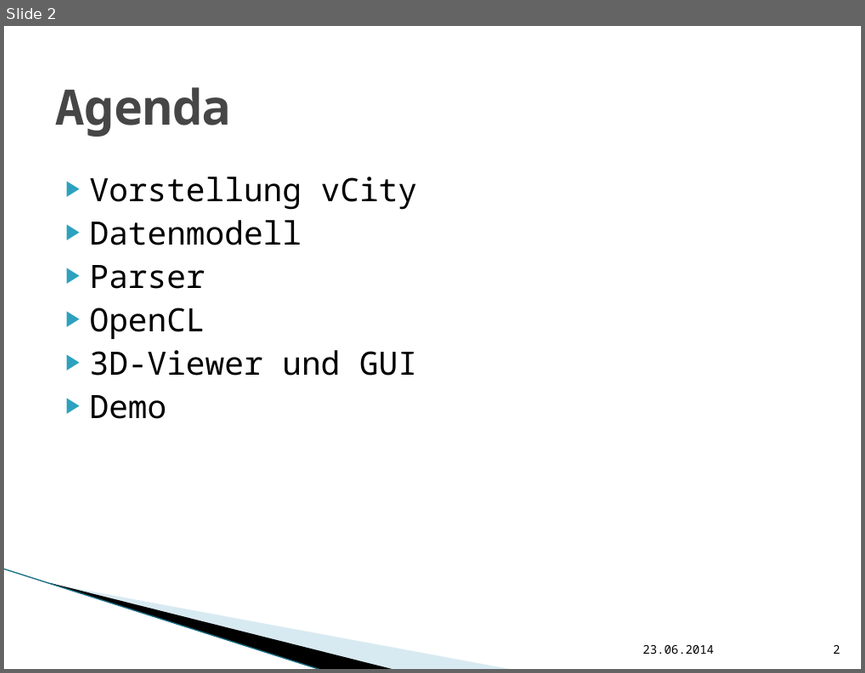
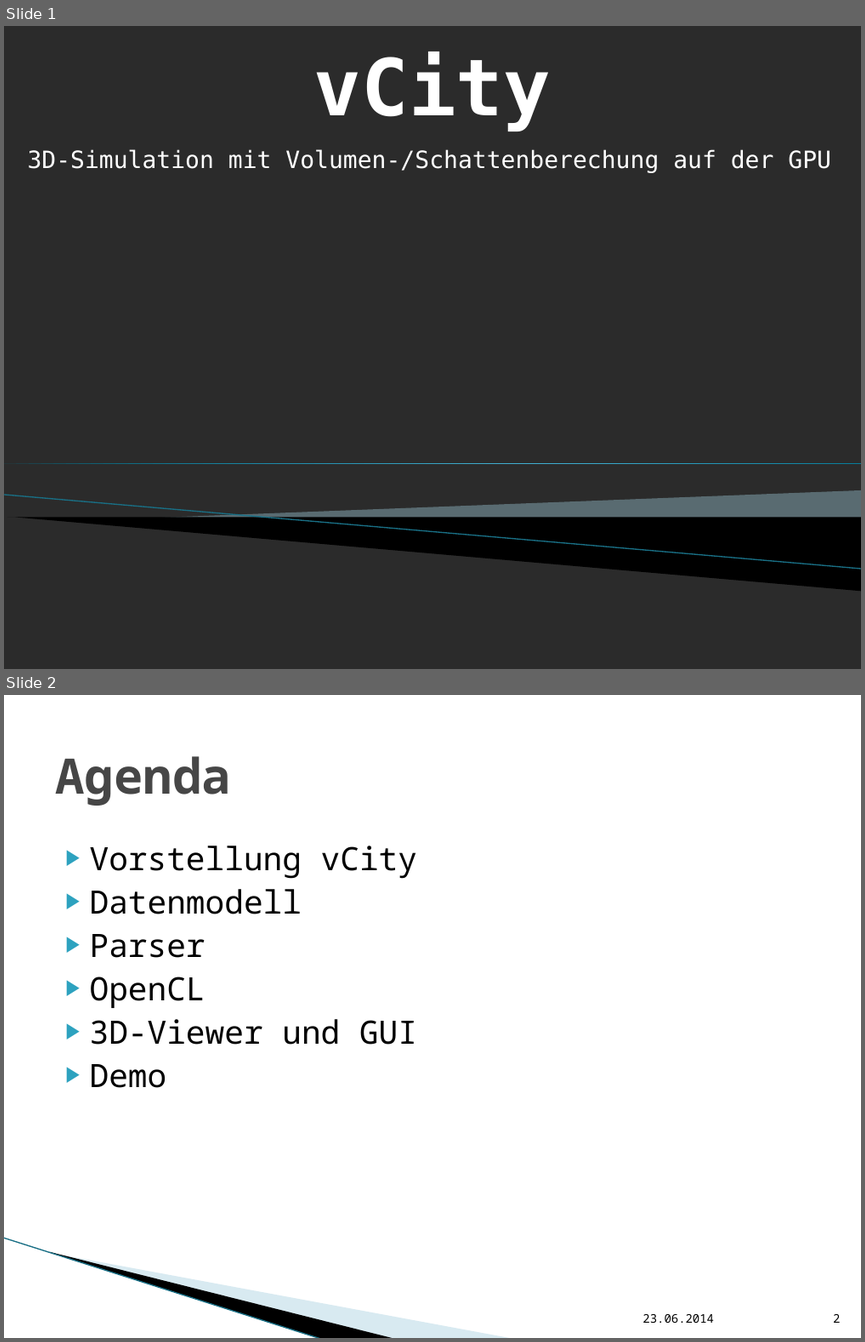
Before and after one commit to hft-swp/stuff, a slide deck: doku/präsentation nicht komplett/vCity-Präsentation.pptx. Shown one above the other, each under a label of ours: slide 2 before the commit, slides 1 and 2 after it. The pictures are 865x673 and 865x1342 pixels, drawn with LibreOffice and Linux fonts; fonts in the diff are those of the drawing; background and template pictures are left out; a plain dark background stands for a picture behind light text. Boxes give left, top, right and bottom in pixels: in the first picture for what was removed or moved away, otherwise in the second. Text is boxed around its words. In the diff, an @@ line names an element or a change of style, - is before the commit and + after.

```diff
--- a/doku/präsentation nicht komplett/vCity-Präsentation.pptx
+++ b/doku/präsentation nicht komplett/vCity-Präsentation.pptx
@@ slide 1 added at [4,26,861,669], background picture (left out) @@
@@ title added at [314,52,551,131], 66 pt, text #FFFFFF, bold @@
+vCity
@@ subtitle added at [28,149,831,173], 20 pt, text #FFFFFF @@
+3D-Simulation mit Volumen-/Schattenberechung auf der GPU
@@ right triangle added at [4,463,861,463], fill gradient #007896 to #4CBBDF @@
@@ line added from (4, 494) to (861, 568), #97C5D8 0.95 pt @@
@@ freeform shape added at [162,490,861,536], fill #A0CBDC at 40% opacity @@
@@ freeform shape added at [7,517,861,590], fill #000000 @@
```
Also in this commit, not shown: 7 slides changed, 2 other slides added, 1 slide removed.
